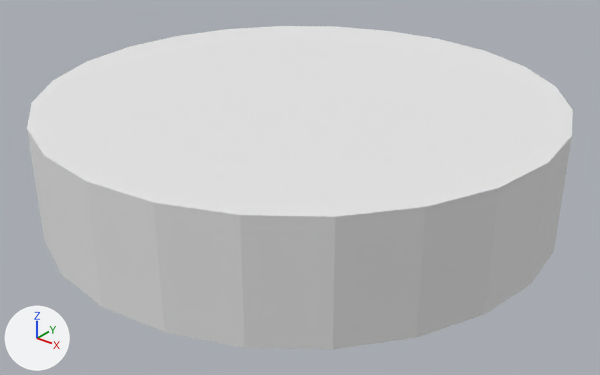
An edit to the OBJ model project/data/hockeypuck.obj, drawn before and after from the same camera.
Rendered twice from a 50 mm lens placed at (2.11, -2.64, 1.69), pointed at (0.05, -0.06, 0.09). The lights are fixed; the arrows at lower left show +X, +Y and +Z. Where no turn or scale is listed for an object, it has been applied to the vertices.

Names of what the first picture shows: 'Puck_Puck.001'.
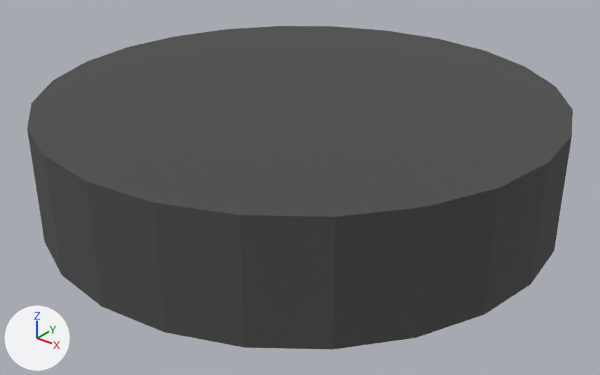
The change, as a list of edits to the scene's bpy script:
```text
Add img_hockeypuck_png:
    img_hockeypuck_png = load_image('hockeypuck.png', 'hockeypuck.png', 1024, 1024, 'sRGB')
Change mat_hockeypuck:
    remove mat_hockeypuck.base_color = (0.8, 0.8, 0.8)  # white #e7e7e7
    add mat_hockeypuck.texture = img_hockeypuck_png
```

What differs and where, as boxes [x1, y1, x2, y2] in the pictures (600 x 375 px):
'Puck_Puck.001', surface changed (white to grey)
    both: [27, 26, 573, 350]
